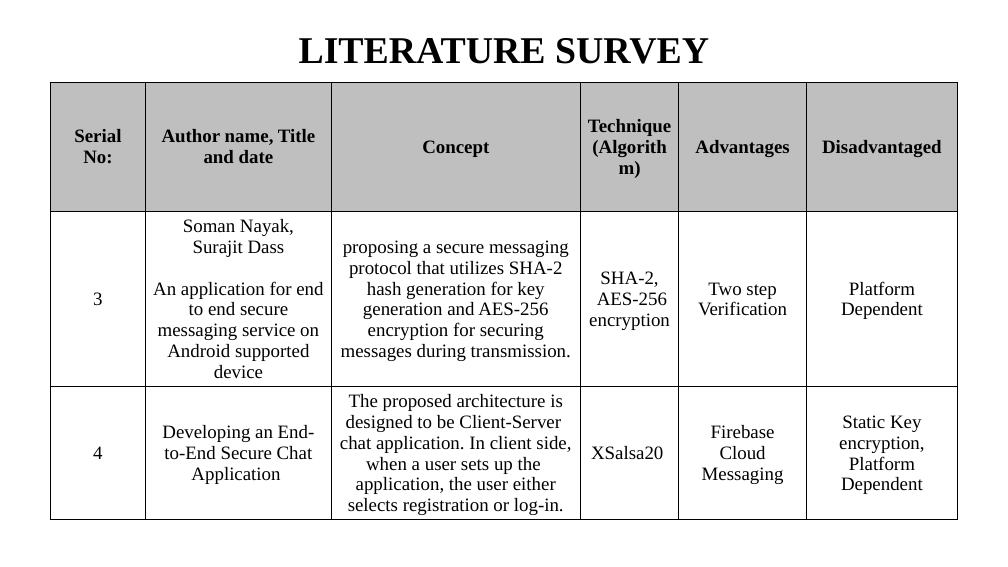
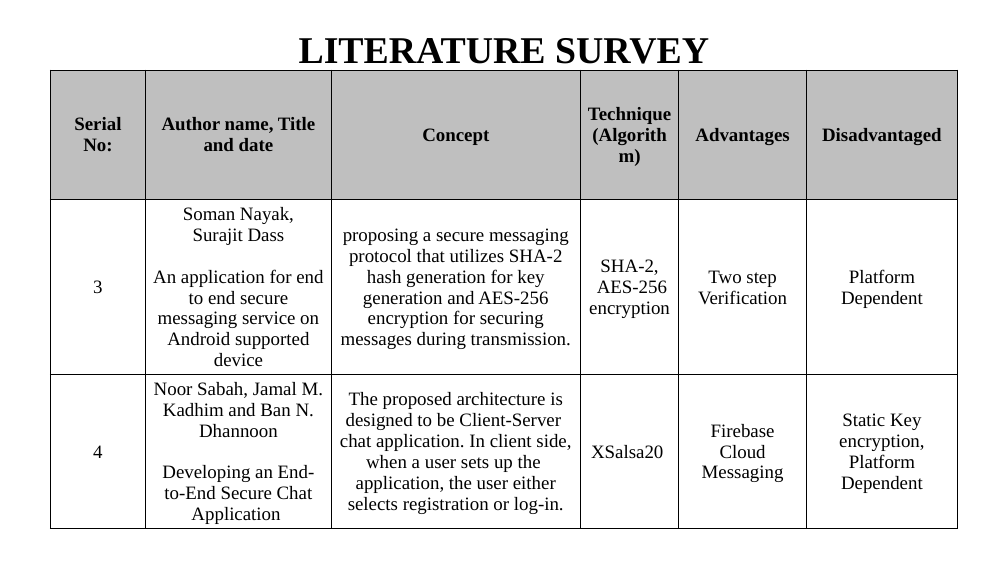
Before and after one commit to i-am-smf/Secure-Chat-using-Blockchain, a slide deck: slide 2 of DOCS/Literature_Survey.pptx. Drawn at 1008x567 pixels with LibreOffice and Linux fonts; fonts in the diff are those of the drawing. Boxes give left, top, right and bottom in pixels: in the first picture for what was removed or moved away, otherwise in the second. Text is boxed around its words. In the diff, an @@ line names an element or a change of style, - is before the commit and + after.

```diff
--- a/DOCS/Literature_Survey.pptx
+++ b/DOCS/Literature_Survey.pptx
@@ table at [51,70,958,555] @@
-row 3, column 2: Developing an End-to-End Secure Chat Application
+row 3, column 2: Noor Sabah, Jamal M. Kadhim and Ban N. Dhannoon / Developing an End-to-End Secure Chat Application
@@ table: place and size @@
-table at [51,82,958,544]
+table at [51,70,958,555]
```
Also in this commit, not shown: 2 other slides changed, 1 slide added, 2 other files.
